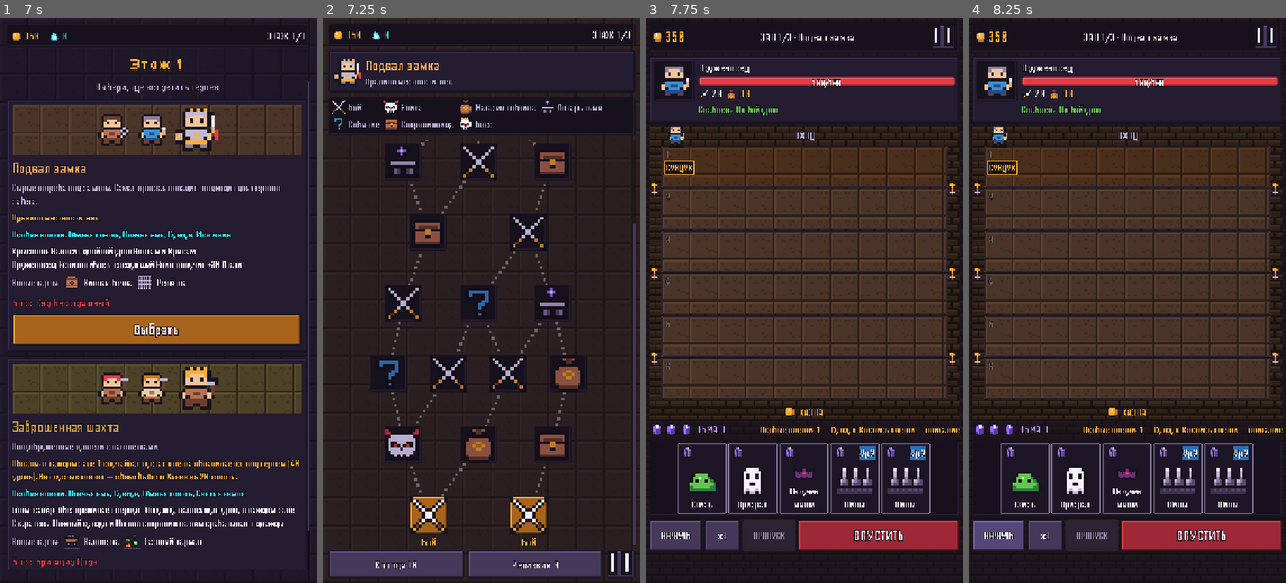
Above: before the commit, frames 1-4 (left to right).
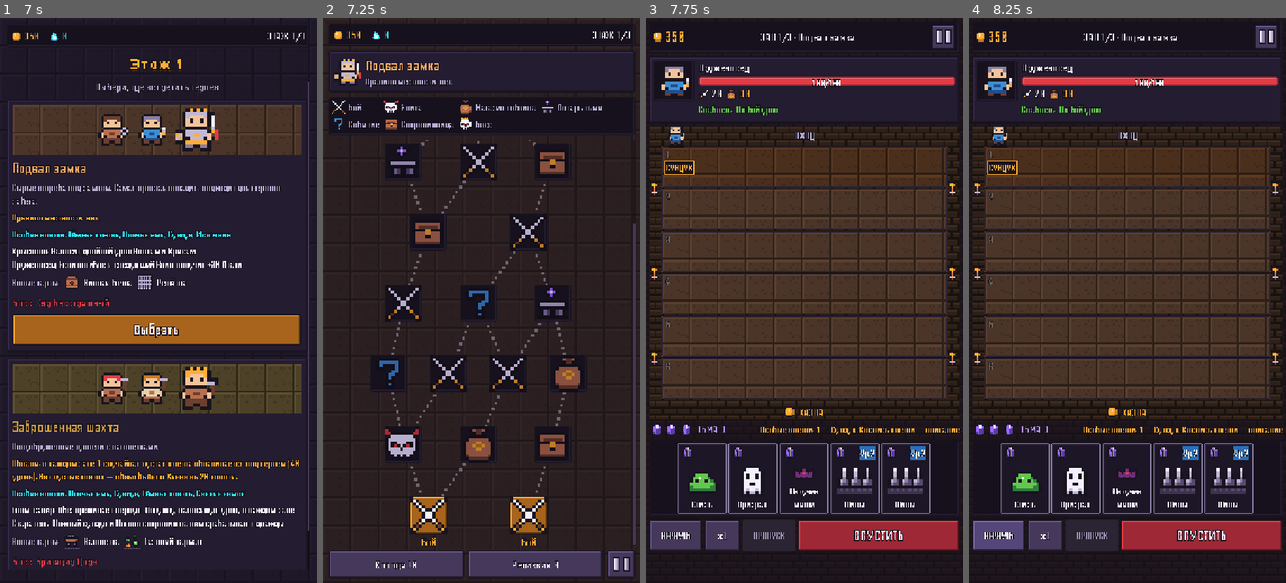
Above: after the commit, the same moments.

Repository: evgengoldwar/NeonPrime
Game: Godot game, scene res://tools/ui_shots.tscn
Same seed, same stepped clock (60 frames per second), same inputs: the game is played once before the commit and once after it. This scene is started directly instead of the project's main scene.
Inputs (mouse positions are in pixels of both pictures, inside the frame that each line leads up to):
- Up to frame 1 (7 s): tap Enter at 0.5 s; move the mouse to (228, 272) at 0.52 s; click (228, 272) at 0.67 s; click (294, 40) at 1.27 s; click (297, 63) at 2.02 s; click (297, 91) at 2.77 s; click "<" at 3.5 s; click "Забрать" at 4.25 s; click (31, 560) at 5.02 s; click "Пропустить" at 5.75 s; click "!" at 6.5 s
- Up to frame 2 (7.25 s): no input
- Up to frame 3 (7.75 s): click "Бой" at 7.25 s
- Up to frame 4 (8.25 s): click "ВЕРНУТЬ" at 8 s

Frame 1 is identical in both runs. In frame 2, 0.3% of the frame differs, in the area x 90-98%, y 94-99%; in frame 3, 0.2%; in frame 4, 0.2%.
Error in both runs: Invalid call. Nonexistent function '_next' in base 'Control (menu.gd)'. (res://tools/ui_shots.gd:73)

Commit message:
Значок паузы: объёмные полоски по центру кнопки с отступом от рамки
Co-Authored-By: Claude Opus 5.5 <noreply@anthropic.com>
Claude-Session: https://claude.ai/code/session_01CBXFTShUYY1UPBHpFGh8b6

Diff:
--- a/scripts/ui/ui.gd
+++ b/scripts/ui/ui.gd
@@ -280,9 +280,16 @@
 
 ## Кнопка паузы со значком.
 static func pause_button(cb: Callable, size: int = 64) -> Button:
-	var b := icon_button("icons/pause", cb, 4, size)
+	var b := button("", cb, 24, size)
+	b.custom_minimum_size = Vector2(size, size)
 	b.size_flags_horizontal = Control.SIZE_SHRINK_END
 	b.size_flags_vertical = Control.SIZE_SHRINK_CENTER
+	# Значок по центру с отступом от рамки, а не во всю кнопку.
+	var c := CenterContainer.new()
+	full(c)
+	c.mouse_filter = Control.MOUSE_FILTER_IGNORE
+	c.add_child(icon("icons/pause", 3))
+	b.add_child(c)
 	return b
 
 
Binary file changed: assets/sprites/icons/pause.png
Not shown, changed: tools/gen_sprites.py
